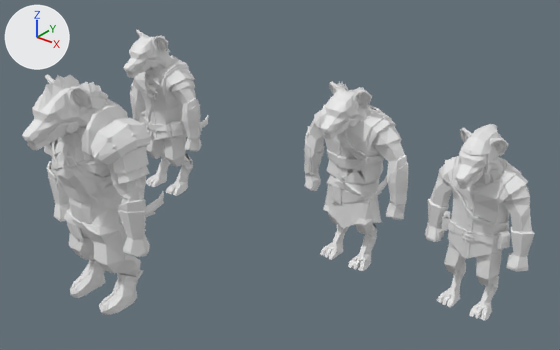
Before and after pictures for a commit that changed the Blender file Animations/GnollWarriorIdle.blend.
The view is the same before and after, from a 50 mm camera at (23.72, -17.42, 19.63) aimed at (4.91, 6.08, 5.05). Lighting does not change. The marker at upper left points along +X, +Y and +Z.

Objects in the first picture: 'gnoll_11a_archertri', 'gnoll_11roguetri', 'gnoll_11warriortri', 'gnoll_11wizardtri'.
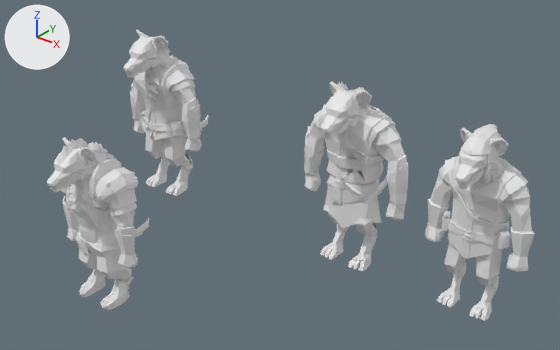
Commit message: added gnoll models

Location of each change, (x1, y1, x2, y2) in pixels of the pictures (560 x 350 px; the box of a moved part takes in the faces that stretch with it):
'gnoll_11warriortri', reshaped (28% narrower, 28% shorter)
    before: (22, 75, 164, 315)
    after: (47, 137, 149, 310)
part 1 of me_untitled_003, moved or reshaped
    before: (22, 75, 164, 257)
    after: (47, 137, 149, 267)
part 2 of me_untitled_003, moved or reshaped
    before: (64, 209, 143, 315)
    after: (75, 232, 134, 310)
part 3 of me_untitled_003, moved or reshaped
    before: (66, 221, 85, 243)
    after: (76, 240, 90, 257)
part 4 of me_untitled_003, rebuilt
    before: (56, 166, 121, 226)
    after: (67, 193, 110, 214)
part 5 of me_untitled_003, deleted
    before: (51, 123, 150, 213)
part 6 of me_untitled_003, built on
    before: (44, 104, 151, 184)
    after: (61, 158, 138, 245)

The change in detail:
me_untitled_003 is used by ob_gnoll_11warriortri; location (0.0, 0.0, 0.0).
me_untitled_003 had 2676 vertices, 4710 faces and spanned x -2.96..2.96, y -2.75..3.8, z 0.01..10.38.
me_untitled_003 now has 2691 vertices, 4723 faces and spans x -2.2..2.2, y -2.04..2.82, z 0.01..7.71.
me_untitled_003 part 1: the loose piece of 1188 vertices spanning x -2.96..2.96, y -2.75..3.8, z 2.64..10.38 is scaled about the mesh origin by 0.742.
me_untitled_003 part 2: the loose piece of 319 vertices spanning x -1.52..1.52, y -1.09..1.25, z 0.01..4.16 is scaled about the mesh origin by 0.742.
me_untitled_003 part 3: the loose piece of 54 vertices spanning x -1.13..-0.13, y -0.87..-0.62, z 2.82..3.79 is scaled about the mesh origin by 0.742.
me_untitled_003 part 4: the loose piece of 133 vertices spanning x -1.38..1.38, y -1.4..0.81, z 4.07..6.92 is rebuilt with 104 vertices and now spans x -0.97..1.15, y -1.04..1.02, z 4.36..5.77.
me_untitled_003 part 5: 33 loose pieces with 410 vertices, spanning x -2.59..2.59, y -1.4..1.43, z 4.8..8.58, are deleted.
me_untitled_003 part 6: 294 vertices removed from x -2.76..2.76, y -1.39..1.51, z 5.88..9.07; 748 vertices added at x -2.05..2.05, y -1.04..1.12, z 3.02..6.73.
